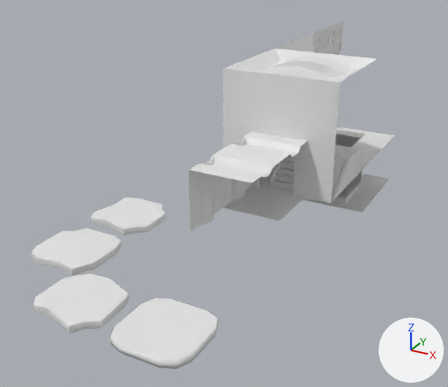
The FBX model Art/MODAS/Modas_Tomb_001.fbx: old version first, new version second.
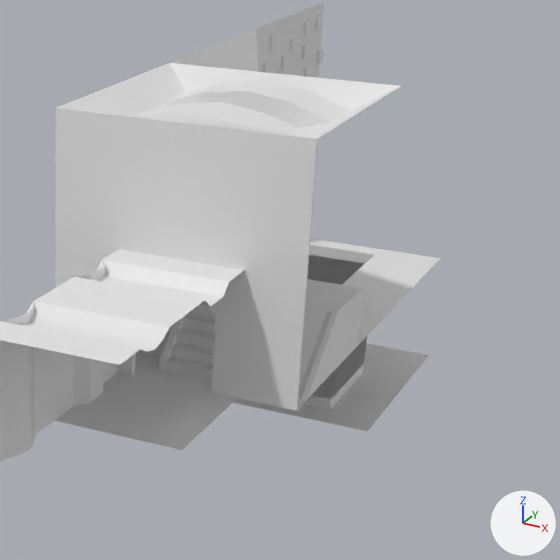
Each version is shown whole from a 50 mm camera at (16.6, -36.7, 21.1) aimed at (-7.5, 7.1, -0.8), then close up on the part from 44% to 100% of the width and 5% to 70% of the height. Lighting does not change. The marker at lower right points along +X, +Y and +Z. Where no turn or scale is listed for an object, it has been applied to the vertices. Vertices at the same position are counted once.

In view in the first close-up: 'MODAS_Tomb_Ceiling', 'MODAS_Tomb_Ceiling5x5_1', 'MODAS_Tomb_Ceiling5x5_2', 'MODAS_Tomb_Corridor', 'MODAS_Tomb_DartWall', 'MODAS_Tomb_Floor10x10', 'MODAS_Tomb_Floor5x5', 'MODAS_Tomb_OpeningShaftsCeiling', 'MODAS_Tomb_ShaftOpeningFloor', 'MODAS_Tomb_Slope', 'MODAS_Tomb_SlopeBlock', 'MODAS_Tomb_Stairs', 'MODAS_Tomb_Wall5'.
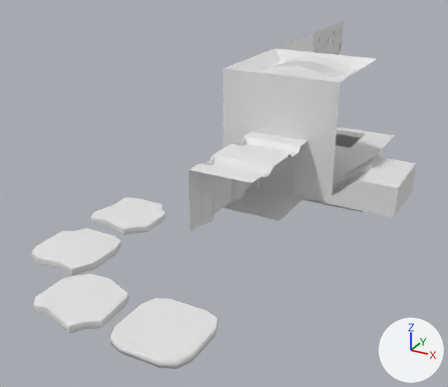
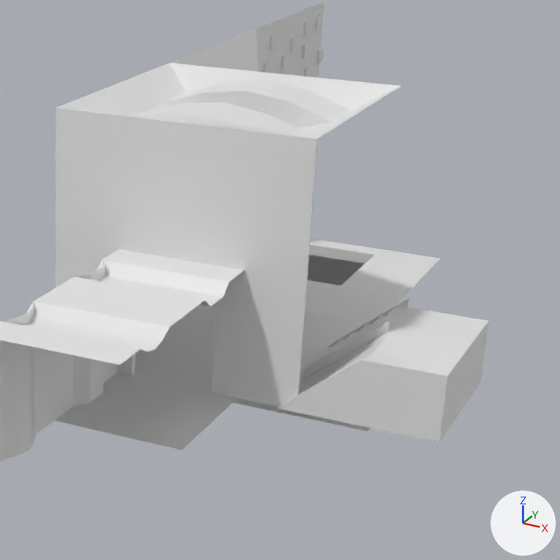
Where the newer file only moved an object's origin or applied its transform, the numbers keep the older frame.

Boxes (x1, y1, x2, y2) around the edits, measured in the close-ups (560 x 560 px):
'MODAS_Tomb_SlopeBlock', reshaped
    before: (305, 279, 362, 371)
    after: (355, 332, 469, 442)
'MODAS_Tomb_Slope', moved, turned
    before: (298, 307, 338, 400)
    after: (276, 333, 386, 425)
'MODAS_Tomb_Stairs', moved, turned
    before: (159, 305, 215, 380)
    after: (303, 298, 410, 380)
'MODAS_Tomb_StairsBlock', moved, turned (not visible before)
    after: (387, 307, 489, 410)
'MODAS_Tomb_Floor10x10', unchanged, uncovered by the edit
    before: (132, 321, 378, 410)
    after: (132, 305, 367, 392)
'MODAS_Tomb_OpeningShaftsCeiling', unchanged, covered by the edit
    before: (233, 343, 429, 431)
    after: (233, 398, 370, 431)

Diff of the bpy script that builds the scene:
```diff
--- a/Art/MODAS/Modas_Tomb_001.fbx.py
+++ b/Art/MODAS/Modas_Tomb_001.fbx.py
@@ me_modas_slopemesh_003 @@
 # used by ob_modas_tomb_slopeblock; location = (-1.0, 12.09, 2.59)
-me_modas_slopemesh_003.from_pydata(...)  # 16 vertices, 20 faces; spans x 0.0..3.0, y 0.0..3.0, z -2.69..-0.09
+me_modas_slopemesh_003.from_pydata(...)  # 16 vertices, 20 faces; spans x 5.25..8.25, y -4.25..-1.25, z -2.69..-0.09
+# me_modas_slopemesh_003 part 1: the whole mesh is rebuilt
 me_modas_slopemesh_003.materials.append(mat_modas_tomb_slopeblock)
@@ ob_modas_tomb_slope @@
 ob_modas_tomb_slope = bpy.data.objects.new('MODAS_Tomb_Slope', me_modas_slopemesh)
-ob_modas_tomb_slope.location = (-1.0, 9.09, 0.0)
-ob_modas_tomb_slope.rotation_euler = (1.571, 0.0, 0.0)  # degrees (90, 0, 0)
+ob_modas_tomb_slope.location = (1.25, 10.84, 0.0)
+ob_modas_tomb_slope.rotation_euler = (1.571, 0.0, -1.571)  # degrees (90, 0, -90)
 ob_modas_tomb_slope.scale = (0.01, 0.01, 0.01)
@@ ob_modas_tomb_stairsblock @@
 ob_modas_tomb_stairsblock = bpy.data.objects.new('MODAS_Tomb_StairsBlock', me_modas_stairsmesh_004)
-ob_modas_tomb_stairsblock.location = (-1.0, 9.09, 0.0)
-ob_modas_tomb_stairsblock.rotation_euler = (1.571, 0.0, 0.0)  # degrees (90, 0, 0)
+ob_modas_tomb_stairsblock.location = (1.25, 10.84, 0.0)
+ob_modas_tomb_stairsblock.rotation_euler = (1.571, 0.0, -1.571)  # degrees (90, 0, -90)
 ob_modas_tomb_stairsblock.scale = (0.01, 0.01, 0.01)
@@ ob_modas_tomb_stairs @@
 ob_modas_tomb_stairs = bpy.data.objects.new('MODAS_Tomb_Stairs', me_modas_stairsmesh)
-ob_modas_tomb_stairs.location = (-1.0, 9.09, 0.0)
-ob_modas_tomb_stairs.rotation_euler = (1.571, 0.0, 0.0)  # degrees (90, 0, 0)
+ob_modas_tomb_stairs.location = (1.25, 10.84, 0.0)
+ob_modas_tomb_stairs.rotation_euler = (1.571, 0.0, -1.571)  # degrees (90, 0, -90)
 ob_modas_tomb_stairs.scale = (0.01, 0.01, 0.01)
```
